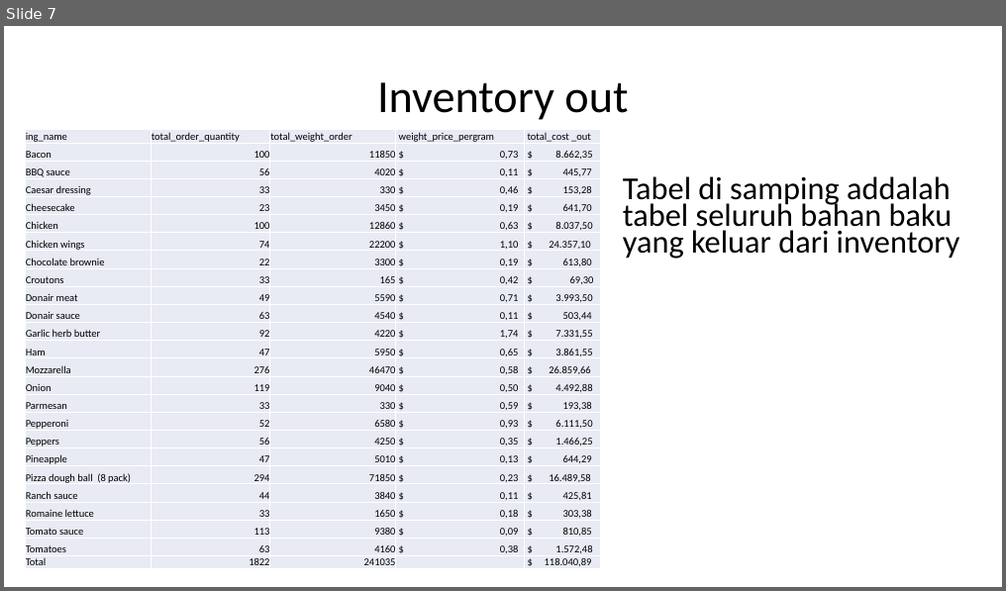
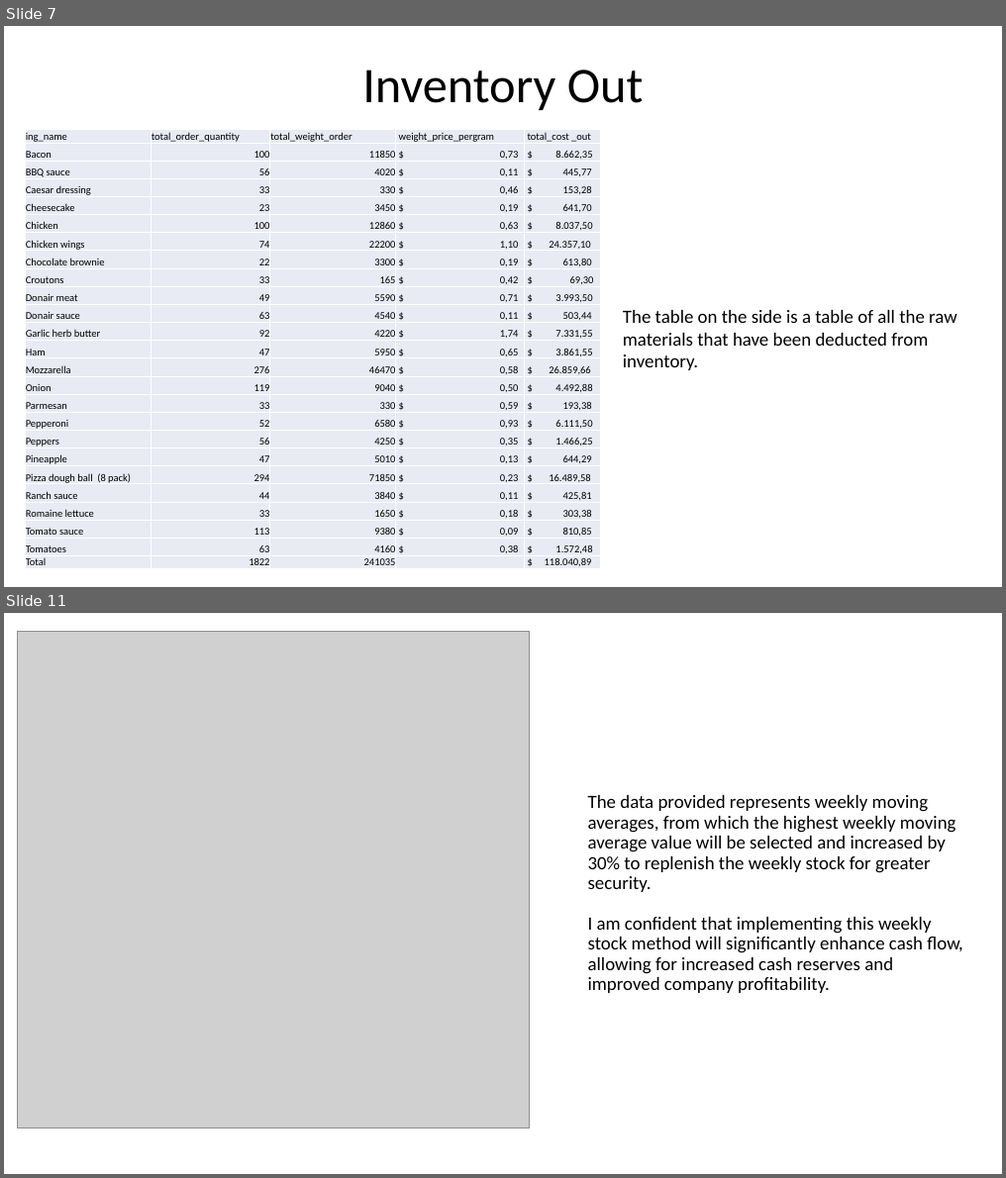
Before and after one commit to Halaholo61/Pizza-king-Stock-Optimization, a slide deck: MANAJEMEN OPTIMASI STOCK PIZZA KING.pptx. Shown one above the other, each under a label of ours: slide 7 before the commit, slides 7 and 11 after it; the slides between them are not shown. The pictures are 1006x591 and 1006x1178 pixels, drawn with LibreOffice and Linux fonts; fonts in the diff are those of the drawing; grey boxes stand for pictures. Boxes give left, top, right and bottom in pixels: in the first picture for what was removed or moved away, otherwise in the second. Text is boxed around its words. In the diff, an @@ line names an element or a change of style, - is before the commit and + after.

```diff
--- a/MANAJEMEN OPTIMASI STOCK PIZZA KING.pptx
+++ b/MANAJEMEN OPTIMASI STOCK PIZZA KING.pptx
@@ slide 11 added at [4,613,1002,1174], background #FFFFFF @@
@@ picture added at [18,632,529,1128] @@
@@ title added at [588,795,962,993], 18 pt, text #000000 @@
+The data provided represents weekly moving averages, from which the highest weekly moving average value will be selected and increased by 30% to replenish the weekly stock for greater security.
+I am confident that implementing this weekly stock method will significantly enhance cash flow, allowing for increased cash reserves and improved company profitability.
@@ slide 7 changed as well @@
@@ title at [362,70,644,110]: text changed; size 44 to 48 pt @@
-Inventory out
+Inventory Out
@@ text at [623,310,957,371]: text changed; size 30.8 to 18 pt @@
-Tabel di samping addalah tabel seluruh bahan baku yang keluar dari inventory
+The table on the side is a table of all the raw materials that have been deducted from inventory.
```
Also in this commit, not shown: 2 other slides changed, 7 other slides added, 8 slides removed, 3 other files.
